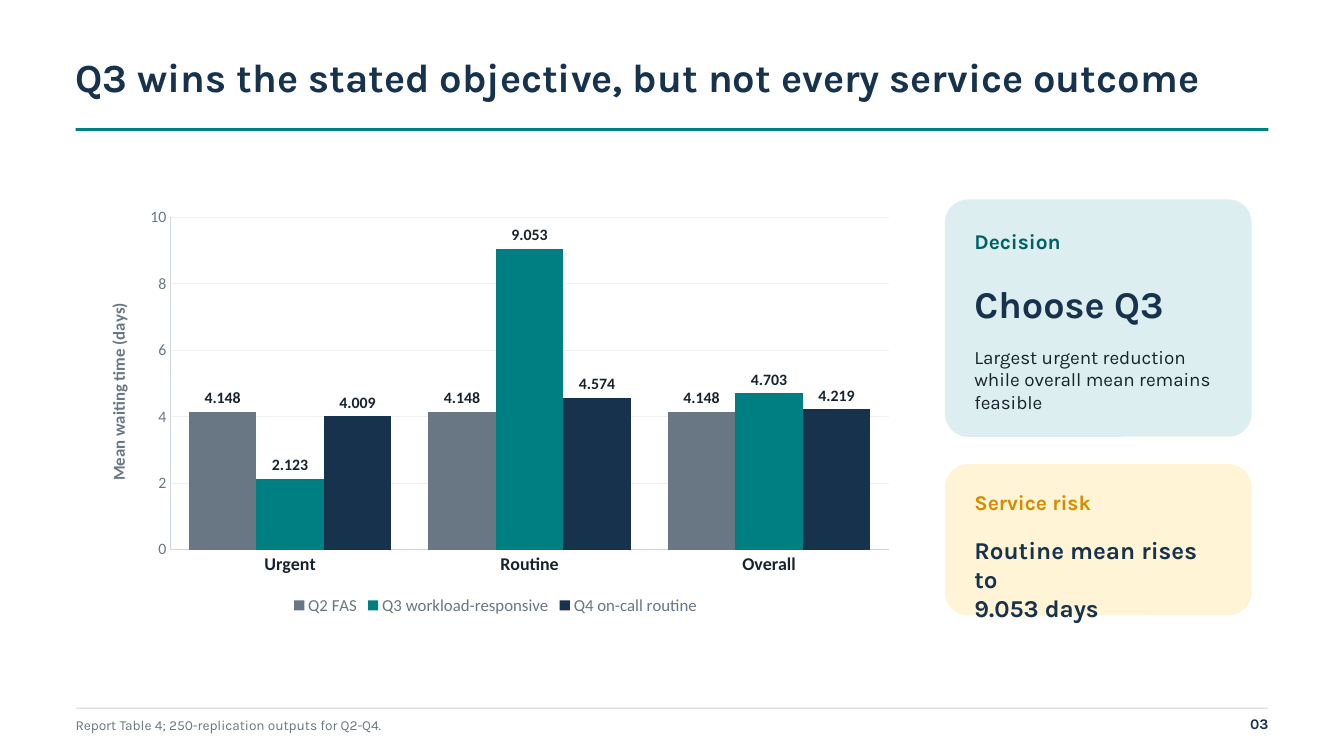
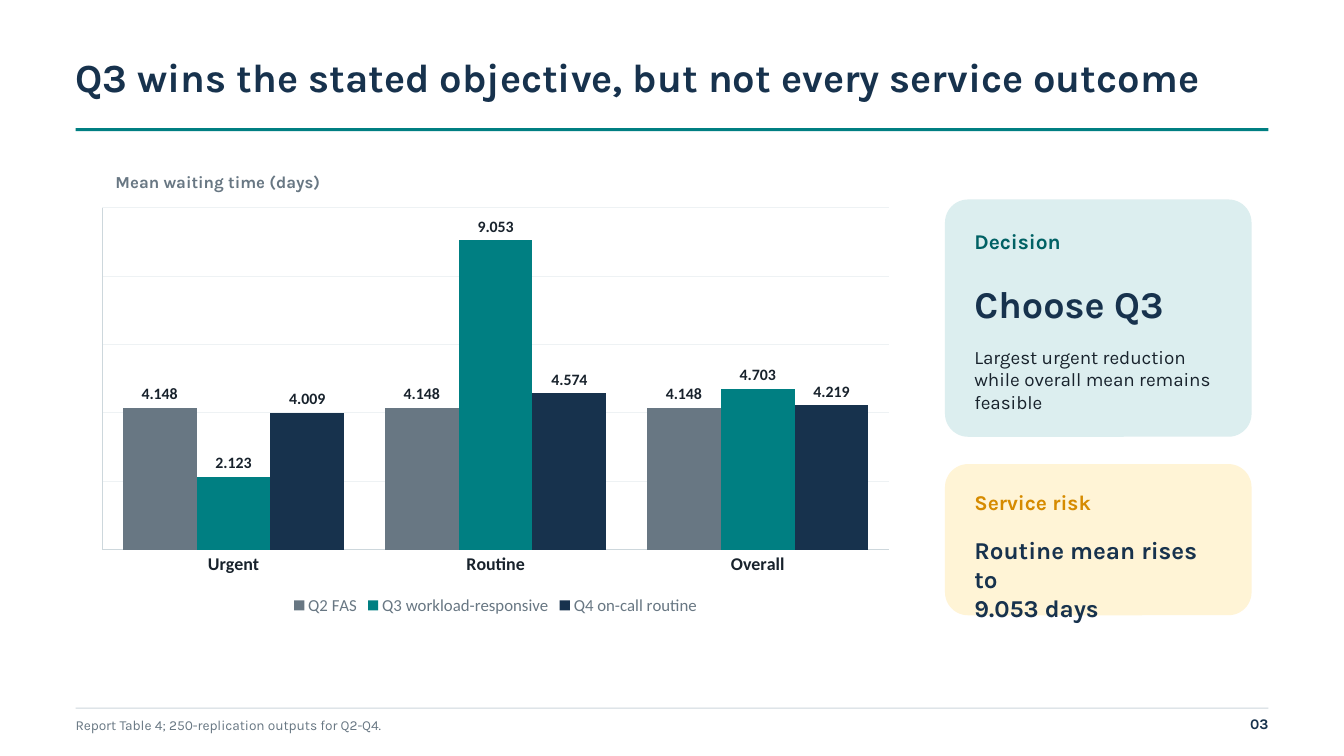
Before and after one commit to KONEMK23/high-load-outpatient-appointment-scheduling, a slide deck: slide 3 of outputs/zw1f25_MATH6185_presentation/zw1f25_MATH6185_Presentation.pptx. Drawn at 1344x756 pixels with LibreOffice and Linux fonts; fonts in the diff are those of the drawing. Boxes give left, top, right and bottom in pixels: in the first picture for what was removed or moved away, otherwise in the second. Text is boxed around its words. In the diff, an @@ line names an element or a change of style, - is before the commit and + after.

```diff
--- a/outputs/zw1f25_MATH6185_presentation/zw1f25_MATH6185_Presentation.pptx
+++ b/outputs/zw1f25_MATH6185_presentation/zw1f25_MATH6185_Presentation.pptx
@@ text added at [115, 175, 320, 192], 12 pt, text #687783, bold @@
+Mean waiting time (days)
@@ column chart at [86, 200, 904, 620] @@
@@ value axis title "Mean waiting time (days) " to "" @@
@@ value axis changed @@
```
Also in this commit, not shown: 1 other slide changed, 5 other files.
